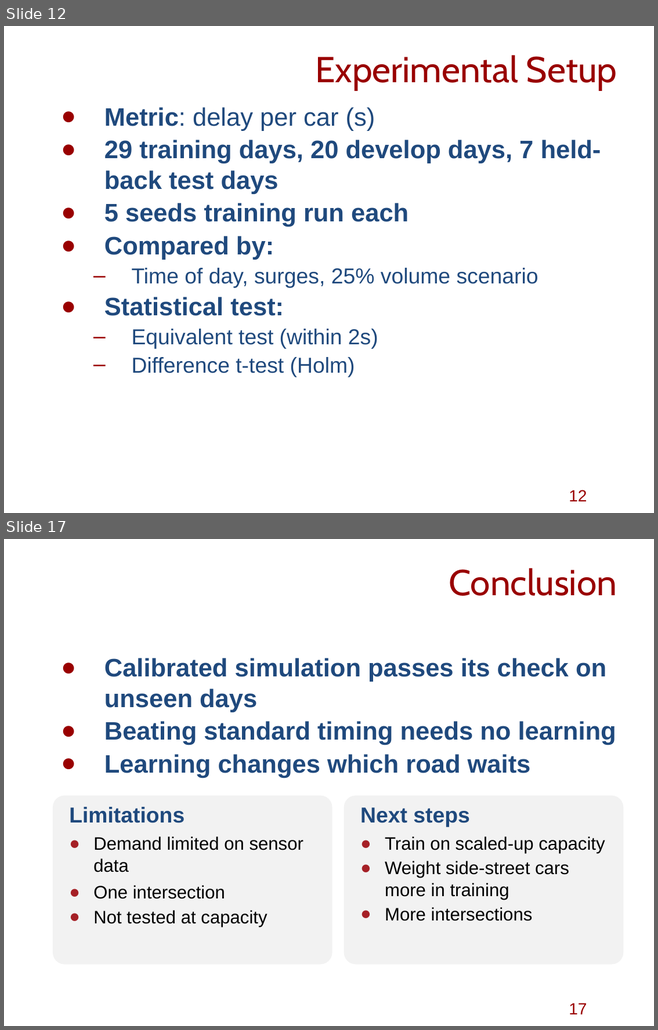
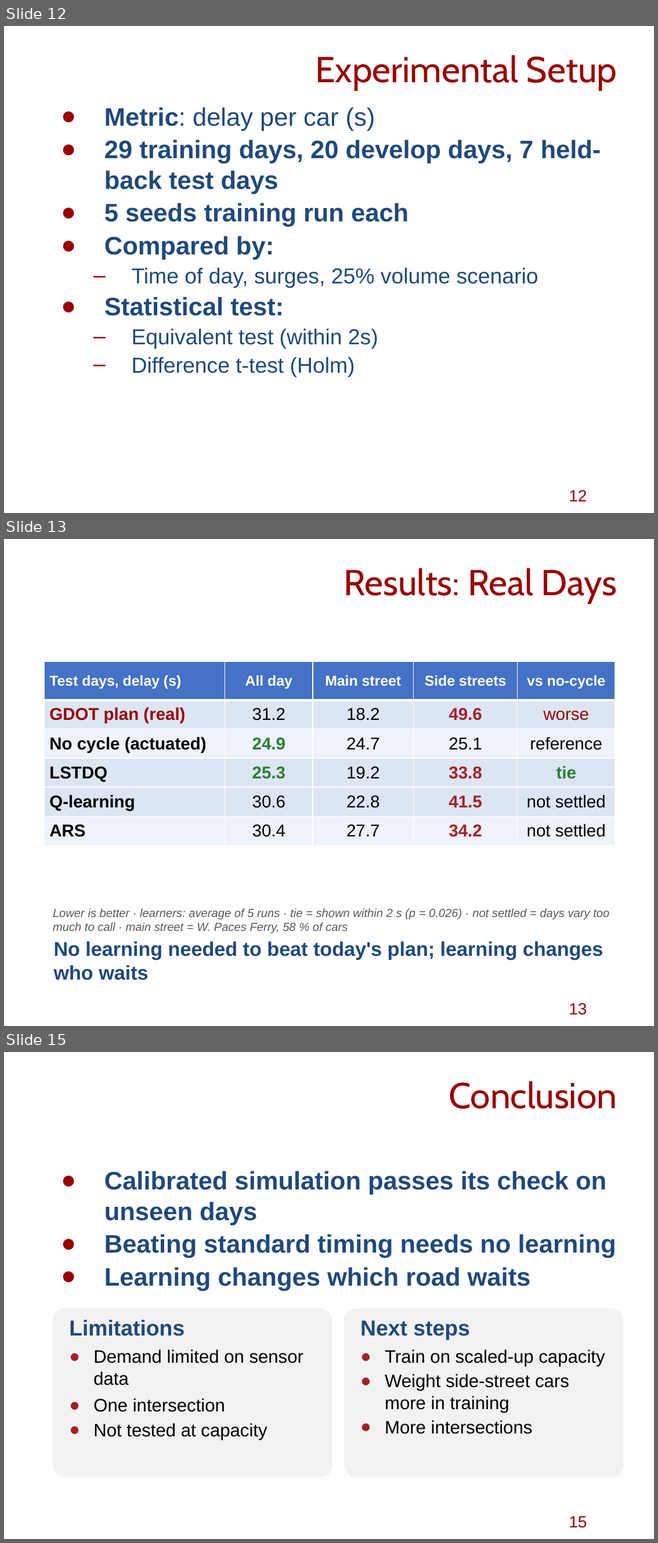
Before and after one commit to AndyMalela/gdot-dataset-conversion, a slide deck: presentation/final/eSocLab_MidtermTHISONE.pptx. Shown one above the other, each under a label of ours: slides 12 and 17 before the commit, slides 12, 13 and 15 after it; the slides between them are not shown. The pictures are 658x1030 and 658x1543 pixels, drawn with LibreOffice and Linux fonts; fonts in the diff are those of the drawing; background and template pictures are left out. Boxes give left, top, right and bottom in pixels: in the first picture for what was removed or moved away, otherwise in the second. Text is boxed around its words. In the diff, an @@ line names an element or a change of style, - is before the commit and + after.

```diff
--- a/presentation/final/eSocLab_MidtermTHISONE.pptx
+++ b/presentation/final/eSocLab_MidtermTHISONE.pptx
@@ slide 13 added at (x1=4, y1=539, x2=654, y2=1026), background #FFFFFF @@
@@ text added at (x1=343, y1=568, x2=616, y2=603), 40 pt, text #990000 @@
+Results: Real Days
@@ table added at (x1=44, y1=662, x2=615, y2=904), 6 rows, 5 columns @@
+Test days, delay (s) | All day | Main street | Side streets | vs no-cycle
+GDOT plan (real) | 31.2 | 18.2 | 49.6 | worse
+No cycle (actuated) | 24.9 | 24.7 | 25.1 | reference
+LSTDQ | 25.3 | 19.2 | 33.8 | tie
+Q-learning | 30.6 | 22.8 | 41.5 | not settled
+ARS | 30.4 | 27.7 | 34.2 | not settled
@@ text added at (x1=53, y1=908, x2=609, y2=933), 13 pt, text #595959, italic @@
+Lower is better · learners: average of 5 runs · tie = shown within 2 s (p = 0.026) · not settled = days vary too much to call · main street = W. Paces Ferry, 58 % of cars
@@ text added at (x1=54, y1=942, x2=603, y2=980), 22 pt, text #1F497D, bold @@
+No learning needed to beat today's plan; learning changes who waits
@@ page number added at (x1=568, y1=1003, x2=586, y2=1015), 18 pt, text #990000 @@
+13
@@ what was slide 17 is now slide 15 @@
@@ page number at (x1=568, y1=1516, x2=586, y2=1528): text changed @@
-17
+15
```
Also in this commit, not shown: 4 slides changed, 1 other slide added, 3 other files.
